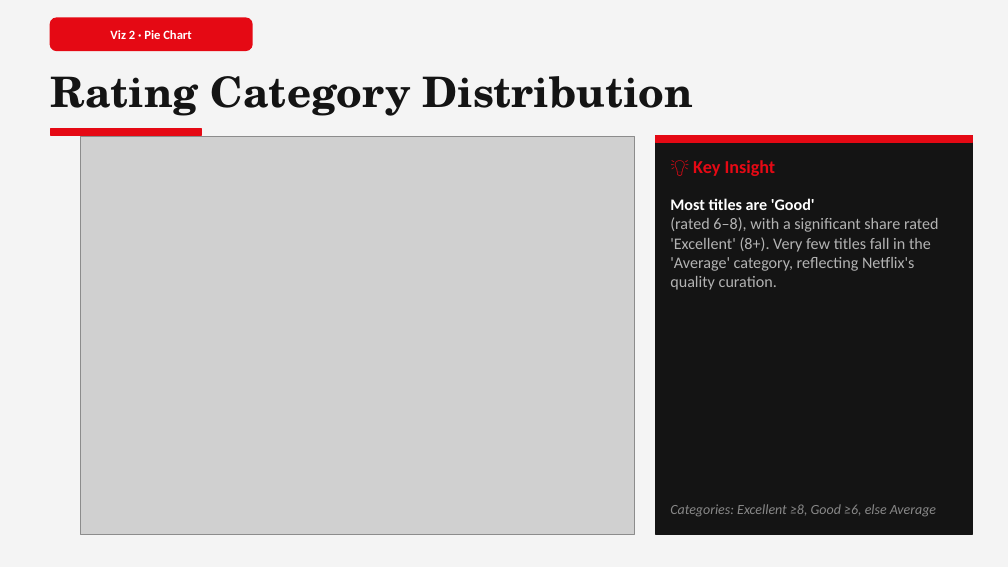
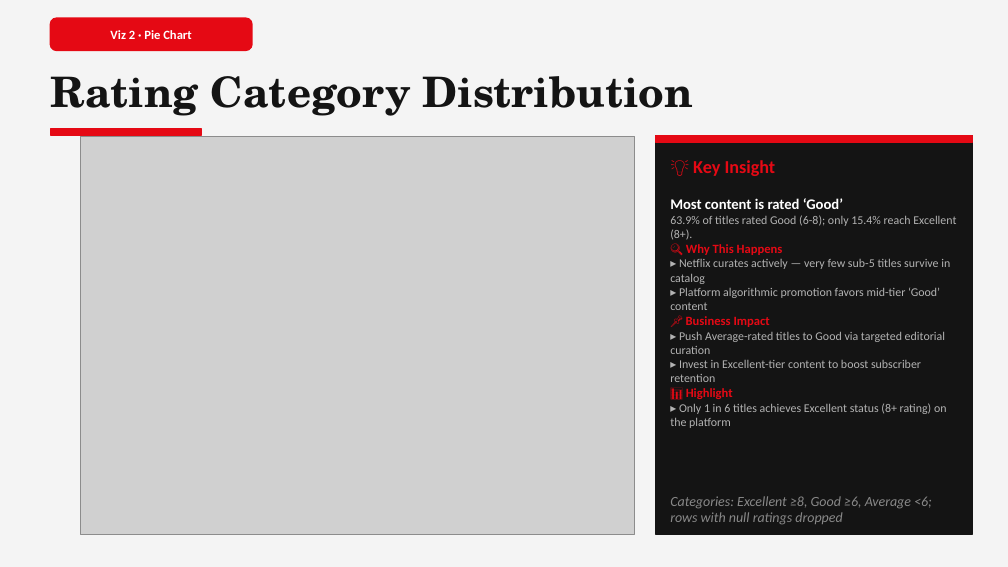
Before and after one commit to Aarush2112/Capstone-Project-1-FDS, a slide deck: slide 7 of Capston_PPT.pptx. Drawn at 1008x567 pixels with LibreOffice and Linux fonts; fonts in the diff are those of the drawing; grey boxes stand for pictures. Boxes give left, top, right and bottom in pixels: in the first picture for what was removed or moved away, otherwise in the second. Text is boxed around its words. In the diff, an @@ line names an element or a change of style, - is before the commit and + after.

```diff
--- a/Capston_PPT.pptx
+++ b/Capston_PPT.pptx
@@ text at <box>670,198,956,428</box>: text changed; size 11.5 to 8.5 pt @@
-Most titles are 'Good'
-(rated 6–8), with a significant share rated 'Excellent' (8+). Very few titles fall in the 'Average' category, reflecting Netflix's quality curation.
+Most content is rated ‘Good’
+63.9% of titles rated Good (6-8); only 15.4% reach Excellent (8+).
+🔍 Why This Happens
+▸ Netflix curates actively — very few sub-5 titles survive in catalog
+▸ Platform algorithmic promotion favors mid-tier ‘Good’ content
+📌 Business Impact
+▸ Push Average-rated titles to Good via targeted editorial curation
+▸ Invest in Excellent-tier content to boost subscriber retention
+📊 Highlight
+▸ Only 1 in 6 titles achieves Excellent status (8+ rating) on the platform
@@ text at <box>670,496,932,524</box>: text changed @@
-Categories: Excellent ≥8, Good ≥6, else Average
+Categories: Excellent ≥8, Good ≥6, Average <6; rows with null ratings dropped
```
Also in this commit, not shown: 5 other slides changed, 1 other file.
